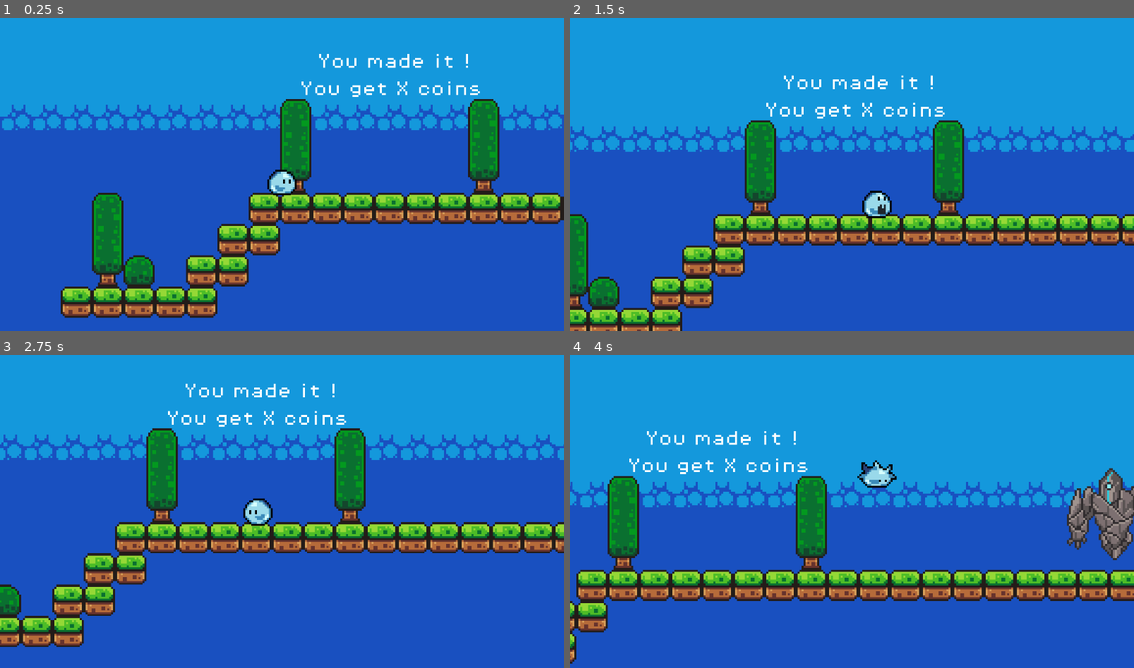
Above: before the commit, frames 1-4 (two rows, left to right).
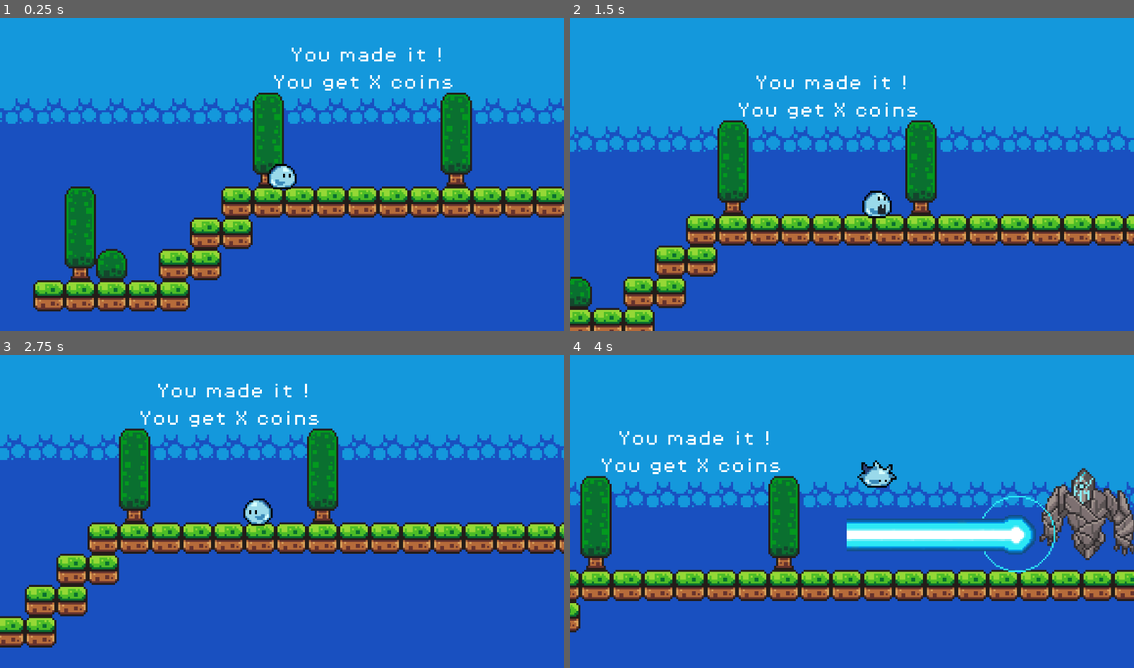
Above: after the commit, the same moments.

Repository: Hickham-Amwala/Game_Sui
Game: Godot game, scene res://scenes/stage1.tscn
The game is run twice, just before and just after one commit, with the same random seed, the same clock (stepped at 60 frames per second) and the same inputs.
Inputs:
- Up to frame 1 (0.25 s): no input
- Up to frame 2 (1.5 s): hold D (move right) from 0.53 s (still down); tap K (attack) at 0.6, 1.35 s; tap Space (jump) at 0.77 s
- Up to frame 3 (2.75 s): tap Space (jump) at 1.52 s; release D (move right) at 2.03 s; hold A (move left) from 2.03 s (still down); tap K (attack) at 2.1 s
- Up to frame 4 (4 s): release A (move left) at 2.78 s; hold D (move right) from 2.78 s (still down); tap K (attack) at 2.85, 3.6 s; tap Space (jump) at 3.02, 3.77 s

The runs differ from the first frame. In frame 1, 27% of the frame differs, in the area x 0-100%, y 9-96%; in frame 2, 18%; in frame 3, 18%; in frame 4, 21%.

Commit message:
Update boss ke 2

Diff:
--- a/sui/scenes/boss_lvl1.tscn
+++ b/sui/scenes/boss_lvl1.tscn
@@ -309,12 +309,6 @@
 }, {
 "duration": 1.0,
 "texture": SubResource("AtlasTexture_1ogx5")
-}, {
-"duration": 1.0,
-"texture": SubResource("AtlasTexture_dt6wa")
-}, {
-"duration": 1.0,
-"texture": SubResource("AtlasTexture_2nrwu")
 }],
 "loop": false,
 "name": &"shoot",
@@ -328,20 +322,22 @@
 radius = 33.0
 height = 202.0
 
+[sub_resource type="RectangleShape2D" id="RectangleShape2D_o6et2"]
+size = Vector2(8, 14)
+
 [node name="BossLvl1" type="CharacterBody2D" groups=["enemy"]]
 z_index = -1
 collision_layer = 4
-collision_mask = 3
 script = ExtResource("1_o6et2")
 metadata/_edit_vertical_guides_ = [-31.0]
 
 [node name="AnimatedSprite2D" type="AnimatedSprite2D" parent="."]
 scale = Vector2(0.16101696, 0.16101696)
 sprite_frames = SubResource("SpriteFrames_ssn7h")
-animation = &"shoot"
+animation = &"idle"
 autoplay = "idle"
-frame = 16
-frame_progress = 1.0
+frame = 7
+frame_progress = 0.48271948
 
 [node name="CollisionShape2D" type="CollisionShape2D" parent="."]
 rotation = 3.1415925
@@ -358,8 +354,16 @@
 debug_color = Color(0.9654204, 5.7756904e-07, 0.48972726, 0.41960785)
 
 [node name="LaserBeam" parent="." instance=ExtResource("2_o6et2")]
-visible = false
-position = Vector2(20, 2)
+position = Vector2(8.735, 3.51)
+
+[node name="BodyHitbox" type="Area2D" parent="."]
+collision_mask = 2
+
+[node name="CollisionShape2D" type="CollisionShape2D" parent="BodyHitbox"]
+shape = SubResource("RectangleShape2D_o6et2")
+debug_color = Color(0.65447843, 0.9406373, 0.424254, 0.41960785)
 
 [connection signal="body_entered" from="DetectionArea" to="." method="_on_detection_area_body_entered"]
 [connection signal="body_exited" from="DetectionArea" to="." method="_on_detection_area_body_exited"]
+[connection signal="body_entered" from="BodyHitbox" to="." method="_on_body_hitbox_body_entered"]
+[connection signal="body_exited" from="BodyHitbox" to="." method="_on_body_hitbox_body_exited"]
--- a/sui/scenes/laser_beam.tscn
+++ b/sui/scenes/laser_beam.tscn
@@ -5,63 +5,63 @@
 
 [sub_resource type="AtlasTexture" id="AtlasTexture_ierl2"]
 atlas = ExtResource("1_5ua82")
-region = Rect2(0, 0, 300, 100)
+region = Rect2(0, 0, 150, 100)
 
 [sub_resource type="AtlasTexture" id="AtlasTexture_icd7v"]
 atlas = ExtResource("1_5ua82")
-region = Rect2(0, 100, 300, 100)
+region = Rect2(0, 100, 150, 100)
 
 [sub_resource type="AtlasTexture" id="AtlasTexture_m74rl"]
 atlas = ExtResource("1_5ua82")
-region = Rect2(0, 200, 300, 100)
+region = Rect2(0, 200, 150, 100)
 
 [sub_resource type="AtlasTexture" id="AtlasTexture_o3ks0"]
 atlas = ExtResource("1_5ua82")
-region = Rect2(0, 300, 300, 100)
+region = Rect2(0, 300, 150, 100)
 
 [sub_resource type="AtlasTexture" id="AtlasTexture_283s6"]
 atlas = ExtResource("1_5ua82")
-region = Rect2(0, 400, 300, 100)
+region = Rect2(0, 400, 150, 100)
 
 [sub_resource type="AtlasTexture" id="AtlasTexture_rjnqg"]
 atlas = ExtResource("1_5ua82")
-region = Rect2(0, 500, 300, 100)
+region = Rect2(0, 500, 150, 100)
 
 [sub_resource type="AtlasTexture" id="AtlasTexture_aaqsm"]
 atlas = ExtResource("1_5ua82")
-region = Rect2(0, 600, 300, 100)
+region = Rect2(0, 600, 150, 100)
 
 [sub_resource type="AtlasTexture" id="AtlasTexture_prtr0"]
 atlas = ExtResource("1_5ua82")
-region = Rect2(0, 700, 300, 100)
+region = Rect2(0, 700, 150, 100)
 
 [sub_resource type="AtlasTexture" id="AtlasTexture_lu7j8"]
 atlas = ExtResource("1_5ua82")
-region = Rect2(0, 800, 300, 100)
+region = Rect2(0, 800, 150, 100)
 
 [sub_resource type="AtlasTexture" id="AtlasTexture_y7qgd"]
 atlas = ExtResource("1_5ua82")
-region = Rect2(0, 900, 300, 100)
+region = Rect2(0, 900, 150, 100)
 
 [sub_resource type="AtlasTexture" id="AtlasTexture_dvm7g"]
 atlas = ExtResource("1_5ua82")
-region = Rect2(0, 1000, 300, 100)
+region = Rect2(0, 1000, 150, 100)
 
 [sub_resource type="AtlasTexture" id="AtlasTexture_ycm1e"]
 atlas = ExtResource("1_5ua82")
-region = Rect2(0, 1100, 300, 100)
+region = Rect2(0, 1100, 150, 100)
 
 [sub_resource type="AtlasTexture" id="AtlasTexture_b47ee"]
 atlas = ExtResource("1_5ua82")
-region = Rect2(0, 1200, 300, 100)
+region = Rect2(0, 1200, 150, 100)
 
 [sub_resource type="AtlasTexture" id="AtlasTexture_k5s7l"]
 atlas = ExtResource("1_5ua82")
-region = Rect2(0, 1300, 300, 100)
+region = Rect2(0, 1300, 150, 100)
 
 [sub_resource type="AtlasTexture" id="AtlasTexture_2b85u"]
 atlas = ExtResource("1_5ua82")
-region = Rect2(0, 1400, 300, 100)
+region = Rect2(0, 1400, 150, 100)
 
 [sub_resource type="SpriteFrames" id="SpriteFrames_o3v0o"]
 animations = [{
@@ -110,12 +110,6 @@
 }, {
 "duration": 1.0,
 "texture": SubResource("AtlasTexture_2b85u")
-}, {
-"duration": 1.0,
-"texture": SubResource("AtlasTexture_k5s7l")
-}, {
-"duration": 1.0,
-"texture": SubResource("AtlasTexture_2b85u")
 }],
 "loop": false,
 "name": &"default",
@@ -123,9 +117,10 @@
 }]
 
 [sub_resource type="RectangleShape2D" id="RectangleShape2D_ffj4j"]
-size = Vector2(38.85537, 6.2231784)
+size = Vector2(17.327396, 3.1115894)
 
 [node name="LaserBeam" type="Area2D"]
+collision_mask = 2
 script = ExtResource("1_ierl2")
 
 [node name="AnimatedSprite2D" type="AnimatedSprite2D" parent="."]
@@ -135,12 +130,12 @@
 frame_progress = 1.0
 
 [node name="CollisionShape2D" type="CollisionShape2D" parent="."]
-position = Vector2(2.4999993, -2)
+position = Vector2(2.75, -2.5)
 scale = Vector2(0.95224935, 0.96413755)
 shape = SubResource("RectangleShape2D_ffj4j")
 
 [node name="VisibleOnScreenNotifier2D" type="VisibleOnScreenNotifier2D" parent="."]
-position = Vector2(-24, 5)
-rect = Rect2(8, -10, 37, 6)
+position = Vector2(-13, 4)
+rect = Rect2(8, -9, 16, 5)
 
 [connection signal="body_entered" from="." to="." method="_on_body_entered"]
--- a/sui/scenes/player.tscn
+++ b/sui/scenes/player.tscn
@@ -130,7 +130,6 @@
 [node name="Player" type="CharacterBody2D" groups=["player"]]
 z_index = 5
 collision_layer = 2
-collision_mask = 5
 script = ExtResource("1_qlg0r")
 
 [node name="AnimatedSprite2D" type="AnimatedSprite2D" parent="."]
--- a/sui/scenes/stage1.tscn
+++ b/sui/scenes/stage1.tscn
@@ -1377,7 +1377,7 @@
 autowrap_mode = 2
 
 [node name="Player" parent="." instance=ExtResource("1_uwrxv")]
-position = Vector2(2193, -160)
+position = Vector2(2207, -154)
 
 [node name="Camera2D" type="Camera2D" parent="Player"]
 zoom = Vector2(4, 4)
@@ -1394,12 +1394,13 @@
 tile_set = SubResource("TileSet_dinhu")
 
 [node name="MidGround" type="TileMapLayer" parent="TileMap"]
+z_index = -1
 use_parent_material = true
 tile_map_data = PackedByteArray("AAD+/wAAAQAAAAAAAAD//wAAAQAAAAAAAAAAAAAAAQAAAAAAAAABAAAAAQAAAAAAAAACAAAAAQAAAAAAAAAIAP …(5056 unchanged characters)…
 tile_set = SubResource("TileSet_lbhrr")
 
 [node name="Background" type="TileMapLayer" parent="TileMap"]
-z_index = -1
+z_index = -2
 position = Vector2(1, -63)
 tile_map_data = PackedByteArray("AAD5/wEAAAAAAA4AAAD5/wIAAAAAAA8AAAD6/wEAAAAAAA4AAAD6/wIAAAAAAA8AAAD7/wEAAAAAAA4AAAD7/w …(149680 unchanged characters)…
 tile_set = SubResource("TileSet_p57ef")
--- a/sui/scripts/boss_lvl_1.gd
+++ b/sui/scripts/boss_lvl_1.gd
@@ -3,15 +3,13 @@
 # --- REFERENSI NODE ---
 @onready var animated_sprite: AnimatedSprite2D = $AnimatedSprite2D
 @onready var body_collision: CollisionShape2D = $CollisionShape2D
-
-# [BARU] Referensi langsung ke node LaserBeam yang jadi anak Bos
 @onready var laser_beam: Area2D = $LaserBeam
 
 # --- STATE MACHINE ---
 enum {
 	IDLE,
 	CHASE,
-	ATTACK_SHOOT, # Ganti nama biar jelas (dulu ATTACK_SMASH)
+	ATTACK_SHOOT,
 	HURT,
 	DEAD
 }
@@ -19,11 +17,16 @@
 var current_state = IDLE
 
 # --- VARIABEL STATUS ---
-var hp = 50
-var speed = 40
-var attack_range = 250 # Jarak tembak Godzilla (Agak jauh)
+var hp = 30
+var speed = 60
+var attack_range = 250
 var player_ref = null
 var can_attack = true
+
+# --- VARIABEL ANTI-CAMPING ---
+var is_player_inside_body = false
+var body_damage_timer = 0.0
+var max_safe_time = 0.8 # Detik sebelum player didorong keluar
 
 
 func _ready():
@@ -34,23 +37,34 @@
 
 	# Pastikan laser mati di awal
 	if laser_beam:
-		laser_beam.visible = false
-		laser_beam.monitoring = false
+		if laser_beam.has_method("stop_firing"):
+			laser_beam.stop_firing()
+		else:
+			laser_beam.visible = false
+			laser_beam.monitoring = false
 
 
 func _physics_process(delta):
+	# 1. Gravitasi (Hanya jika belum mati)
 	if current_state != DEAD and not is_on_floor():
 		velocity += get_gravity() * delta
 
+	# 2. Logika Anti-Camping (Zona Panas)
+	if is_player_inside_body and current_state != DEAD:
+		body_damage_timer += delta
+		if body_damage_timer > max_safe_time:
+			print("JANGAN DIAM DI BAWAH BOS!")
+			force_push_player()
+			body_damage_timer = 0.0 # Reset timer
+
+	# 3. State Machine
 	match current_state:
 		IDLE:
 			_process_idle()
 		CHASE:
 			_process_chase()
 		ATTACK_SHOOT:
-			_process_attack_shoot() # Logika Godzilla Beam
-		HURT:
-			_process_hurt()
+			_process_attack_shoot()
 		DEAD:
 			pass
 
@@ -66,27 +80,26 @@
 
 func _process_chase():
 	if player_ref != null:
-		# 1. Balik Badan & Laser
+		# A. Balik Badan & Laser
 		var direction = (player_ref.global_position - global_position).normalized()
 
 		if direction.x > 0:
 			animated_sprite.flip_h = false
-			# [BARU] Laser ikut berbalik ke kanan
+			# Laser & BodyHitbox ikut berbalik (jika perlu offset)
 			laser_beam.position.x = abs(laser_beam.position.x)
 			laser_beam.scale.x = 1
 		else:
 			animated_sprite.flip_h = true
-			# [BARU] Laser ikut berbalik ke kiri
 			laser_beam.position.x = -abs(laser_beam.position.x)
 			laser_beam.scale.x = -1
 
-		# 2. Cek Jarak Tembak
+		# B. Cek Jarak Tembak
 		var distance = global_position.distance_to(player_ref.global_position)
 		if distance < attack_range and can_attack:
 			current_state = ATTACK_SHOOT
 			return
 
-		# 3. Bergerak
+		# C. Kejar
 		velocity.x = direction.x * speed
 		animated_sprite.play("run")
 
@@ -95,33 +108,51 @@
 
 
 func _process_attack_shoot():
-	velocity.x = 0 # Bos diam saat nembak laser (Godzilla style)
-
-	# [PERBAIKAN] Ganti nama animasi jadi "shoot"
+	velocity.x = 0
+
 	if animated_sprite.animation != "shoot":
 		animated_sprite.play("shoot")
 
-	# --- LOGIKA NYALAKAN LASER ---
-	# Cek frame berapa mulut/mata golem terbuka. Misal frame 4.
-
+	# Nyalakan laser di frame 4
 	if animated_sprite.frame >= 4:
-		# Nyalakan Laser!
 		if laser_beam.has_method("fire"):
 			laser_beam.fire()
 	else:
-		# Jika animasi belum sampai frame 4 (masih persiapan), laser mati
 		if laser_beam.has_method("stop_firing"):
 			laser_beam.stop_firing()
 
-
-func _process_hurt():
-	velocity.x = 0
-	# Matikan laser jika kena pukul saat sedang nembak
-	if laser_beam.has_method("stop_firing"):
-		laser_beam.stop_firing()
-
-	if animated_sprite.animation != "hurt":
-		animated_sprite.play("hurt")
+# --- HELPER: DORONG PLAYER KELUAR ---
+# --- HELPER: DORONG PLAYER KELUAR (UPDATE FIX TENGAH) ---
+# --- HELPER: DORONG PLAYER KELUAR (VERSI AGRESIF) ---
+func force_push_player():
+	if player_ref != null:
+		# 1. Hitung selisih jarak Horizontal (X) saja
+		var diff_x = player_ref.global_position.x - global_position.x
+
+		var push_dir_x = 0
+
+		# 2. ZONA TOLERANSI (DEADZONE)
+		# Jika player berada di jarak kurang dari 10 pixel dari pusat bos
+		if abs(diff_x) < 10.0:
+			# Anggap ini "Tepat Di Tengah" -> Pilih arah acak paksa
+			var random_side = [-1, 1].pick_random()
+			push_dir_x = random_side
+			print("Player di Zona Tengah! Paksa lempar ke: ", random_side)
+		else:
+			# Jika tidak di tengah, dorong menjauh sesuai posisinya
+			# sign() akan mengembalikan 1 jika positif (kanan), -1 jika negatif (kiri)
+			push_dir_x = sign(diff_x)
+
+		# 3. Buat Vektor Dorongan
+		# Trik Pro: Tambahkan sedikit Y negatif (-0.5) agar player 'melompat' sedikit.
+		# Ini mencegah player tertahan oleh gesekan lantai.
+		var push_vector = Vector2(push_dir_x, -0.5).normalized()
+
+		# 4. Terapkan Dorongan Kuat
+		player_ref.velocity = push_vector * 800
+
+		if player_ref.has_method("take_damage"):
+			player_ref.take_damage(1)
 
 
 # --- SINYAL ANIMASI SELESAI ---
@@ -129,13 +160,12 @@
 	if current_state == DEAD:
 		if animated_sprite.animation == "die":
 			animated_sprite.stop()
+			animated_sprite.frame = animated_sprite.sprite_frames.get_frame_count("die") - 1
 		return
 
 	var anim_name = animated_sprite.animation
 
-	# [PERBAIKAN] Cek animasi "shoot"
 	if anim_name == "shoot":
-		# Matikan laser
 		if laser_beam.has_method("stop_firing"):
 			laser_beam.stop_firing()
 
@@ -154,27 +184,25 @@
 		else:
 			current_state = IDLE
 
-	elif anim_name == "hurt":
-		if player_ref != null:
-			current_state = CHASE
-		else:
-			current_state = IDLE
-
-
-# --- DAMAGE & MATI (SAMA SEPERTI SEBELUMNYA) ---
+# --- DAMAGE & MATI ---
 func take_damage(amount):
 	if current_state == DEAD: return
+
 	hp -= amount
 	print("Bos HP: ", hp)
 
+	modulate = Color.RED
+	var tween = create_tween()
+	tween.tween_property(self, "modulate", Color.WHITE, 0.1)
+
 	if hp <= 0:
 		die()
-	else:
-		current_state = HURT
-		modulate = Color.RED
-		await get_tree().create_timer(0.1).timeout
-		if current_state != DEAD:
-			modulate = Color.WHITE
+		return
+
+	# [SUPER ARMOR] Jangan stun jika sedang menembak
+	if current_state == ATTACK_SHOOT:
+		return
+
 
 func die():
 	if current_state == DEAD: return
@@ -182,20 +210,24 @@
 	print("Bos Kalah!")
 	current_state = DEAD
 
-	# Matikan laser saat mati
 	if laser_beam.has_method("stop_firing"):
 		laser_beam.stop_firing()
 
+	# Matikan fisika total (Gravity Off)
 	set_physics_process(false)
+	# Matikan collision tubuh
 	body_collision.set_deferred("disabled", true)
-
+	# Matikan deteksi anti-camping
+	$BodyHitbox.set_deferred("monitoring", false)
+
+	# Animasi Melayang
 	var tween = create_tween()
-	tween.tween_property(self, "position", position - Vector2(0, 20), 1.0).set_trans(Tween.TRANS_SINE).set_ease(Tween.EASE_OUT)
+	tween.tween_property(self, "position", position - Vector2(0, 18), 1.0).set_trans(Tween.TRANS_SINE).set_ease(Tween.EASE_OUT)
 
 	animated_sprite.play("die")
 
 
-# --- SENSOR DETEKSI PLAYER ---
+# --- SENSOR DETEKSI PLAYER (DetectionArea) ---
 func _on_detection_area_body_entered(body):
 	if current_state == DEAD: return
 	if body.is_in_group("player"):
@@ -207,3 +239,16 @@
 	if current_state == DEAD: return
 	if body.is_in_group("player"):
 		player_ref = null
+
+
+# --- SENSOR ANTI-CAMPING (BodyHitbox) ---
+# Hubungkan sinyal ini di Editor dari node BodyHitbox!
+func _on_body_hitbox_body_entered(body):
+	if body.is_in_group("player"):
+		is_player_inside_body = true
+		body_damage_timer = 0.0
+
+func _on_body_hitbox_body_exited(body):
+	if body.is_in_group("player"):
+		is_player_inside_body = false
+		body_damage_timer = 0.0
--- a/sui/scripts/laser_beam.gd
+++ b/sui/scripts/laser_beam.gd
@@ -1,20 +1,44 @@
 extends Area2D
 
 func _ready():
-	# Matikan deteksi tabrakan di awal agar tidak melukai player saat sembunyi
-	monitoring = false
+	set_deferred("monitoring", false)
+	visible = false
 
-# Fungsi untuk menyalakan laser (Dipanggil oleh Bos)
+func _physics_process(_delta):
+	if visible:
+		# Debugging: Cek frame laser berjalan atau tidak
+		# print("Frame Laser: ", $AnimatedSprite2D.frame)
+
+		# Logika Damage (Frame > 12)
+		if $AnimatedSprite2D.frame > 8:
+			if monitoring == false:
+				set_deferred("monitoring", true)
+				print("Laser MEMATIKAN sekarang!")
+		else:
+			if monitoring == true:
+				set_deferred("monitoring", false)
+
+# Fungsi ini dipanggil Boss berkali-kali, jadi kita harus memfilternya
 func fire():
+	# --- [PERBAIKAN UTAMA] ---
+	# Jika laser SUDAH terlihat (sedang nembak), JANGAN reset animasinya!
+	if visible == true:
+		return
+
+	# Jika belum nembak, baru kita mulai
+	print("Mulai Laser!")
 	visible = true
-	monitoring = true
-	$AnimatedSprite2D.play("default")
+	$AnimatedSprite2D.frame = 0
+	$AnimatedSprite2D.play("default") # Pastikan nama animasi Anda "default"
 
-# Fungsi untuk mematikan laser (Dipanggil oleh Bos)
+	set_deferred("monitoring", false)
+
 func stop_firing():
-	visible = false
-	monitoring = false
-	$AnimatedSprite2D.stop()
+	# Hanya matikan jika memang sedang nyala
+	if visible == true:
+		visible = false
+		set_deferred("monitoring", false)
+		$AnimatedSprite2D.stop()
 
 # --- DETEKSI TABRAKAN ---
 func _on_body_entered(body):
Not shown: 1 places in sui/scenes/boss_lvl1.tscn that only renumber resources
